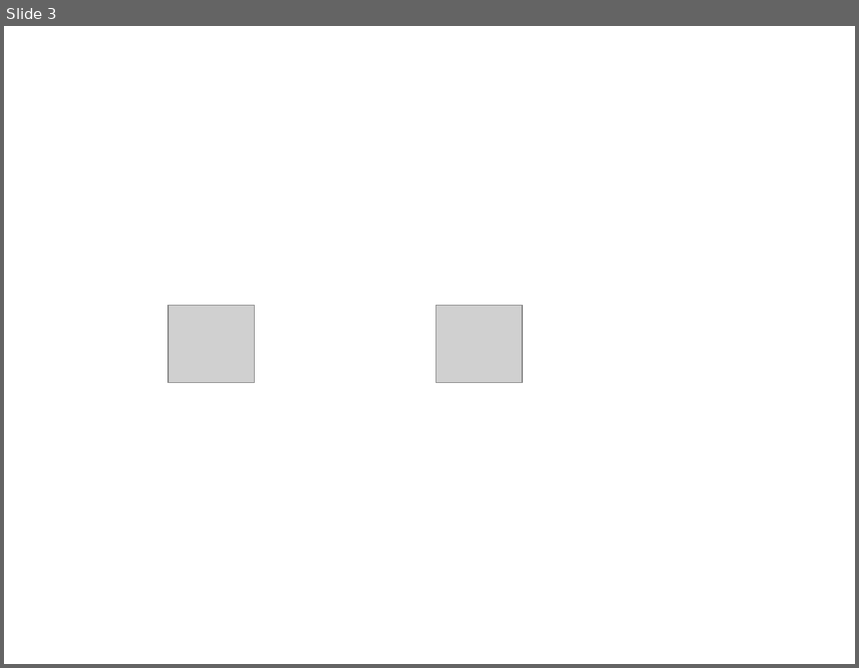
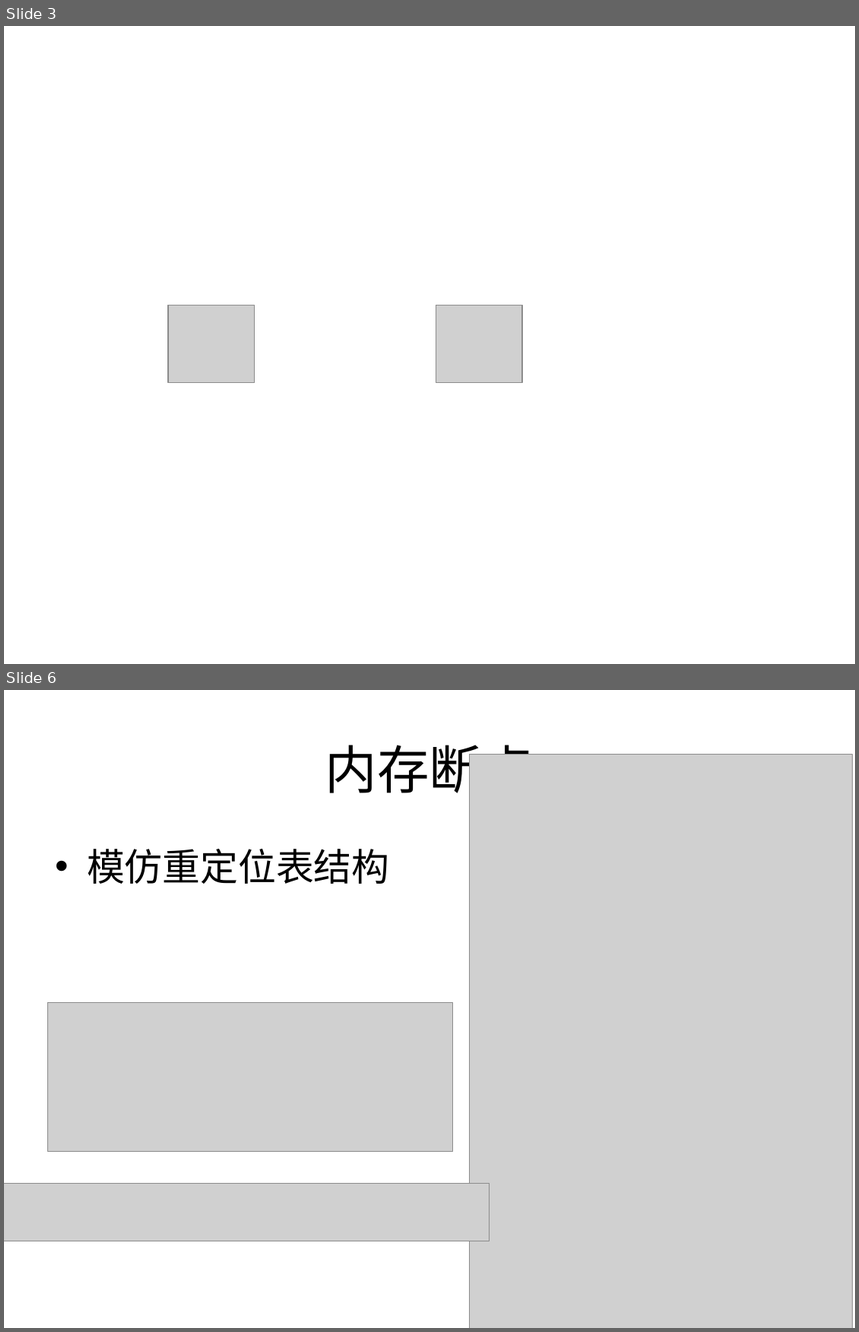
Before and after one commit to batstying/UseDebugger, a slide deck: 文档/调试器.ppt. Shown one above the other, each under a label of ours: slide 3 before the commit, slides 3 and 6 after it; the slides between them are not shown. The pictures are 859x668 and 859x1332 pixels, drawn with LibreOffice and Linux fonts; fonts in the diff are those of the drawing; grey boxes stand for pictures. Boxes give left, top, right and bottom in pixels: in the first picture for what was removed or moved away, otherwise in the second. Text is boxed around its words. In the diff, an @@ line names an element or a change of style, - is before the commit and + after.

```diff
--- a/文档/调试器.ppt
+++ b/文档/调试器.ppt
@@ slide 6 added at [4, 690, 855, 1328], background #FFFFFF @@
@@ title added at [325, 745, 534, 802], 44 pt, text #000000 @@
+内存断点
@@ picture added at [470, 755, 853, 1328] @@
@@ text added at [87, 849, 389, 884], 32 pt, text #000000 @@
+• 模仿重定位表结构
@@ picture added at [47, 1002, 452, 1151] @@
@@ picture added at [4, 1184, 489, 1242] @@
```
Also in this commit, not shown: 3 other slides added, 34 other files.
